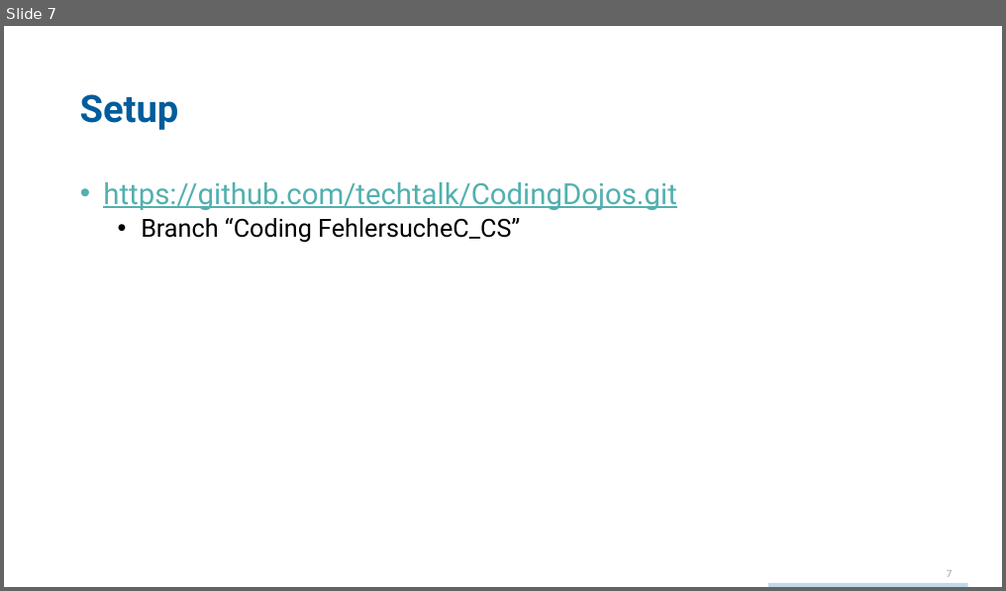
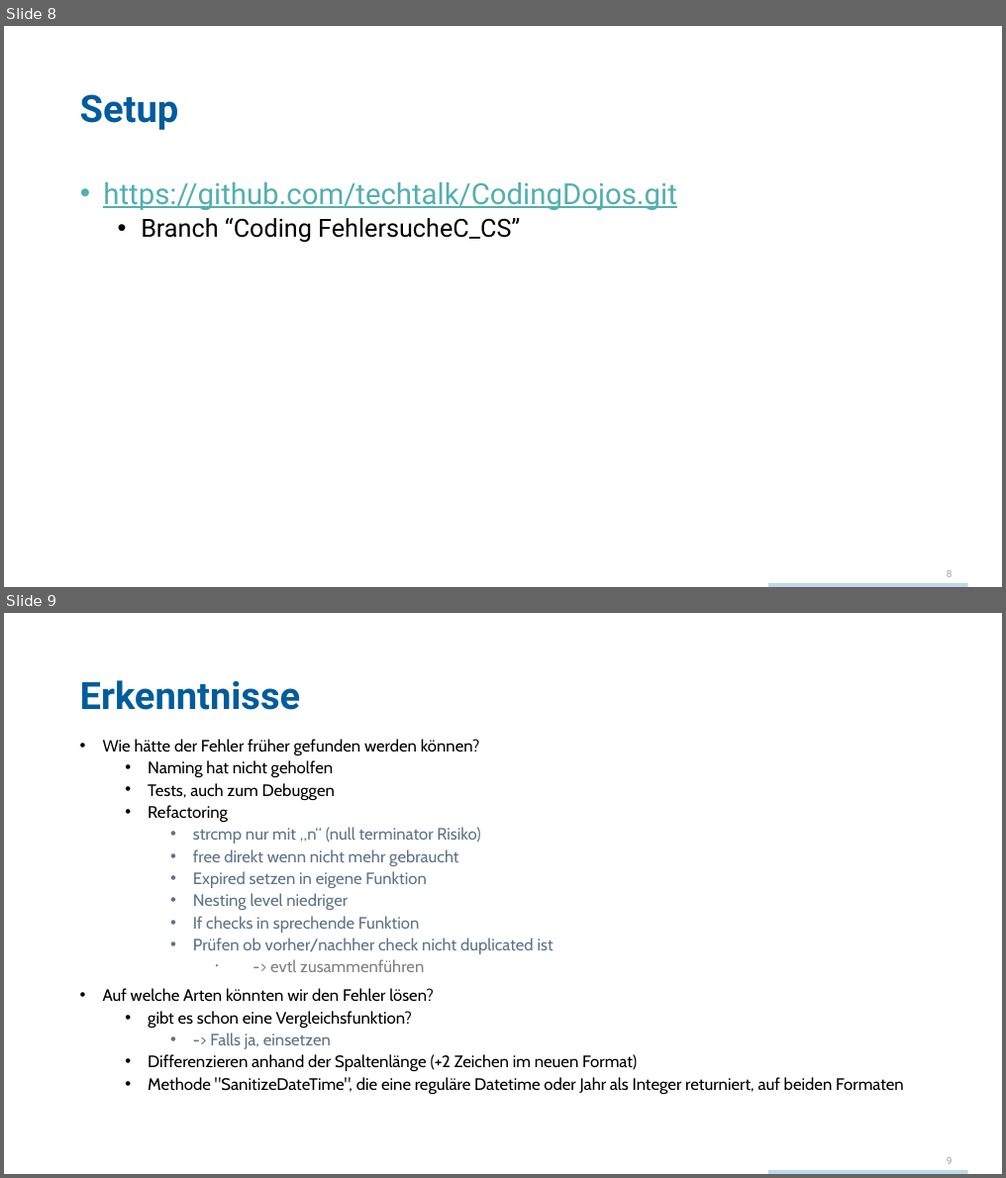
Before and after one commit to techtalk/CodingDojos, a slide deck: ZertifikatFehlersuche/CodingDojo_Coding FehlersucheC_CS.pptx. Shown one above the other, each under a label of ours: slide 7 before the commit, slides 8 and 9 after it. The pictures are 1006x591 and 1006x1178 pixels, drawn with LibreOffice and Linux fonts; fonts in the diff are those of the drawing; background and template pictures are left out. Boxes give left, top, right and bottom in pixels: in the first picture for what was removed or moved away, otherwise in the second. Text is boxed around its words. In the diff, an @@ line names an element or a change of style, - is before the commit and + after.

```diff
--- a/ZertifikatFehlersuche/CodingDojo_Coding FehlersucheC_CS.pptx
+++ b/ZertifikatFehlersuche/CodingDojo_Coding FehlersucheC_CS.pptx
@@ slide 9 added at (4, 613, 1002, 1174), background #FFFFFF; not listed: 2 template elements that a slide beside it also shows @@
@@ title added at (80, 680, 301, 710), 36.3 pt, text #005C9C, bold @@
+Erkenntnisse
@@ text added at (103, 739, 904, 1094), 15.9 pt, text #000000 @@
+• Wie hätte der Fehler früher gefunden werden können?
+  • Naming hat nicht geholfen
+  • Tests, auch zum Debuggen
+  • Refactoring
+    • strcmp nur mit „n“ (null terminator Risiko)
+    • free direkt wenn nicht mehr gebraucht
+    • Expired setzen in eigene Funktion
+    • Nesting level niedriger
+    • If checks in sprechende Funktion
+    • Prüfen ob vorher/nachher check nicht duplicated ist
+      • -> evtl zusammenführen
+• Auf welche Arten könnten wir den Fehler lösen?
+  • gibt es schon eine Vergleichsfunktion?
+    • -> Falls ja, einsetzen
+  • Differenzieren anhand der Spaltenlänge (+2 Zeichen im neuen Format)
+  • Methode "SanitizeDateTime", die eine reguläre Datetime oder Jahr als Integer returniert, auf beiden Formaten
@@ what was slide 7 is now slide 8 @@
@@ page number at (946, 570, 952, 577): text changed @@
-7
+8
```
Also in this commit, not shown: 1 slide changed, 1 other slide added, 2 other files.
